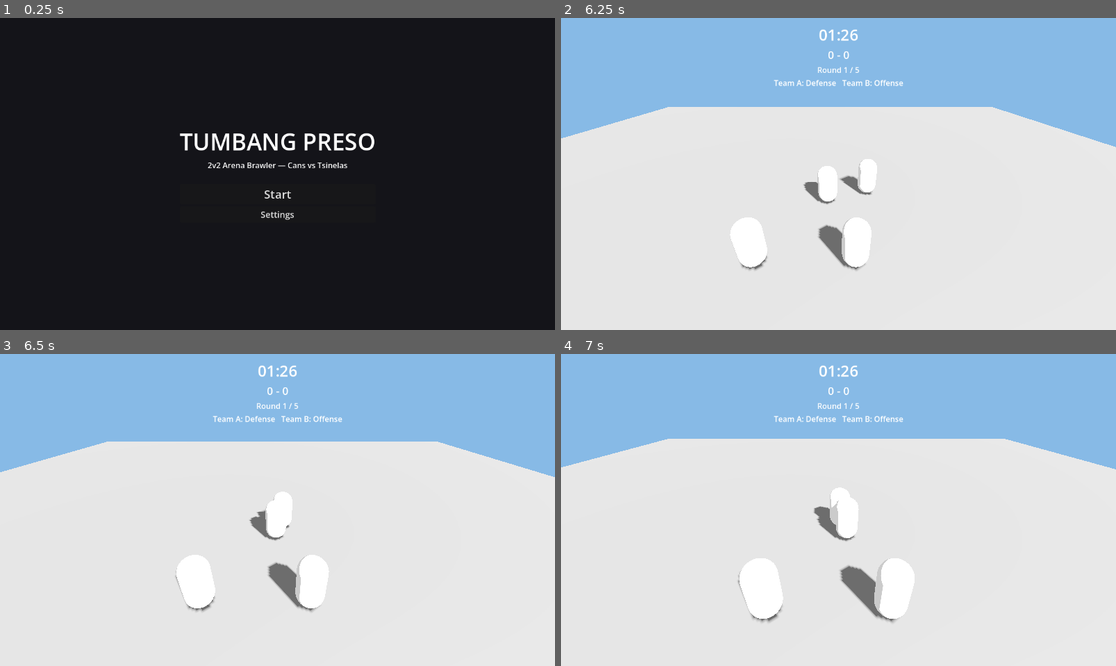
Above: before the commit, frames 1-4 (two rows, left to right).
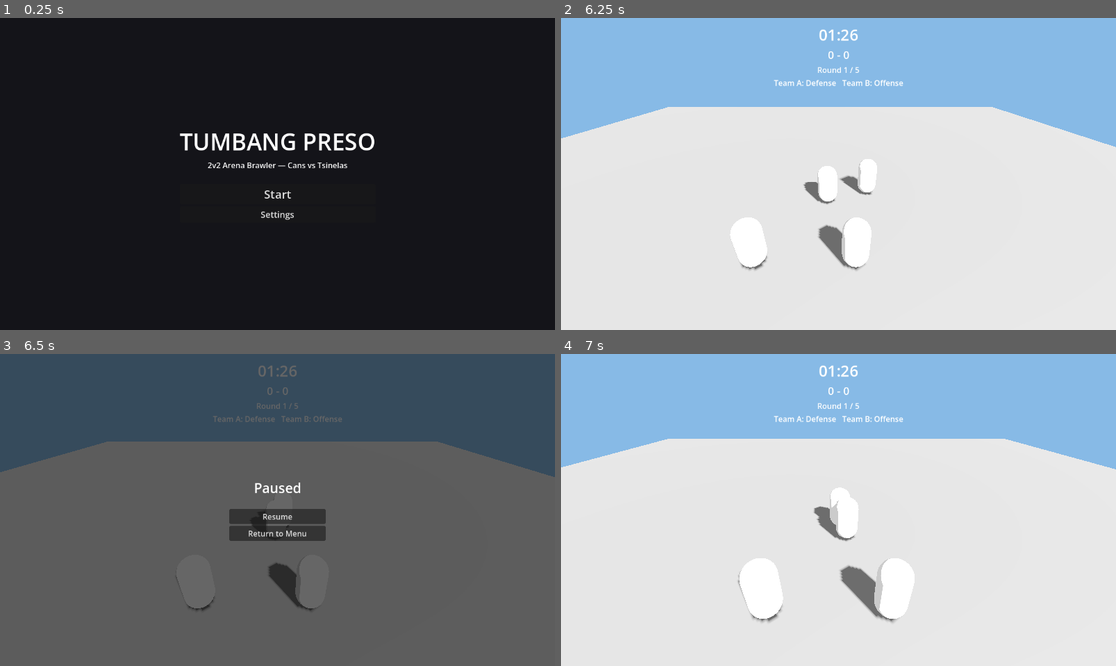
Above: after the commit, the same moments.

Repository: DOST-GameDEV/DOST-GameDev
Game: Godot game, scene res://scenes/ui/MainMenu.tscn
Two runs of this game, one before a commit and one after it. Both use one fixed random seed, a clock stepped at 60 frames per second and the inputs below.
Inputs (mouse positions are in pixels of both pictures, inside the frame that each line leads up to):
- Up to frame 1 (0.25 s): no input
- Up to frame 2 (6.25 s): click "Start" at 0.5 s; click (827, 189) at 1.27 s; type "12" at 1.35 s; click "Local Match (single PC)" at 2 s; tap Enter (bump_p2) at 2.75, 3.6 s; hold D (move_right_p1) 2.78-3.53 s; tap Space (bump_p1) at 2.85 s; hold S (move_down_p1) 3.53-4.28 s; hold D (move_right_p1) 4.28-5.03 s; tap Ctrl (guard_dash_p2) at 4.35 s; hold W (move_up_p1) 5.03-5.78 s; tap Down (move_down_p2) at 5.1 s; hold A (move_left_p1) from 5.78 s (still down); tap Left (move_left_p2) at 5.85 s
- Up to frame 3 (6.5 s): keep holding A (move_left_p1); tap Escape (ui_cancel) at 6.4 s
- Up to frame 4 (7 s): release A (move_left_p1) at 6.5 s; click (838, 516) at 6.5 s, where only the run after the commit has a clickable "Resume"

Frames 1-2 are identical in both runs. In frame 3, 100% of the frame differs, in the area x 0-100%, y 0-100%; in frame 4, nothing differs.

Commit message:
Fix B-20: pause menu with Resume / Return to Menu
Once Main.tscn loaded, the only way out of a match was Alt+F4 — no
pause, no Escape handler, no return-to-menu.

Added a PauseLayer overlay (hidden by default) with Resume and Return
to Menu buttons, toggled by ui_cancel (Esc). Return to Menu disconnects
the network session if one exists and resets MatchManager/RoundManager
(same as starting a fresh match — see B-14) before returning to
MainMenu.tscn, so a Rematch afterward starts clean instead of resuming
this match's score.

Co-Authored-By: Claude Sonnet 5 <noreply@anthropic.com>

Diff:
--- a/scenes/main/Main.tscn
+++ b/scenes/main/Main.tscn
@@ -120,3 +120,54 @@
 [node name="HUDLayer" type="CanvasLayer" parent="."]
 
 [node name="HUD" parent="HUDLayer" instance=ExtResource("2")]
+
+[node name="PauseLayer" type="CanvasLayer" parent="."]
+layer = 10
+
+[node name="PauseRoot" type="Control" parent="PauseLayer"]
+unique_name_in_owner = true
+visible = false
+layout_mode = 3
+anchors_preset = 15
+anchor_right = 1.0
+anchor_bottom = 1.0
+
+[node name="Background" type="ColorRect" parent="PauseLayer/PauseRoot"]
+layout_mode = 1
+anchors_preset = 15
+anchor_right = 1.0
+anchor_bottom = 1.0
+color = Color(0, 0, 0, 0.6)
+
+[node name="VBoxContainer" type="VBoxContainer" parent="PauseLayer/PauseRoot"]
+layout_mode = 1
+anchors_preset = 8
+anchor_left = 0.5
+anchor_top = 0.5
+anchor_right = 0.5
+anchor_bottom = 0.5
+offset_left = -100.0
+offset_top = -70.0
+offset_right = 100.0
+offset_bottom = 70.0
+alignment = 1
+
+[node name="PausedLabel" type="Label" parent="PauseLayer/PauseRoot/VBoxContainer"]
+layout_mode = 2
+horizontal_alignment = 1
+theme_override_font_sizes/font_size = 28
+text = "Paused"
+
+[node name="Spacer" type="Control" parent="PauseLayer/PauseRoot/VBoxContainer"]
+layout_mode = 2
+custom_minimum_size = Vector2(0, 16)
+
+[node name="ResumeButton" type="Button" parent="PauseLayer/PauseRoot/VBoxContainer"]
+unique_name_in_owner = true
+layout_mode = 2
+text = "Resume"
+
+[node name="MenuButton" type="Button" parent="PauseLayer/PauseRoot/VBoxContainer"]
+unique_name_in_owner = true
+layout_mode = 2
+text = "Return to Menu"
--- a/scripts/main.gd
+++ b/scripts/main.gd
@@ -34,6 +34,10 @@
 @onready var spawner: MultiplayerSpawner = $MultiplayerSpawner
 @onready var hud: Hud = $HUDLayer/HUD
 @onready var arena_camera: ArenaCamera = $Camera3D
+## B-20: no way out of a match existed except Alt+F4.
+@onready var pause_root: Control = %PauseRoot
+@onready var resume_button: Button = %ResumeButton
+@onready var menu_button: Button = %MenuButton
 
 const CHARACTER_SCENE: PackedScene = preload("res://scenes/characters/CharacterBase.tscn")
 ## Every Person — networked or local — gets its own Tag/Throw ability
@@ -90,6 +94,9 @@
 func _ready() -> void:
 	spawner.spawn_function = _build_networked_character
 	MatchManager.round_started.connect(_on_match_round_started)
+	pause_root.visible = false
+	resume_button.pressed.connect(_on_resume_pressed)
+	menu_button.pressed.connect(_on_return_to_menu_pressed)
 
 	var join_target := ""
 	var should_host := false
@@ -389,3 +396,23 @@
 		if character.is_can and GameLaunch.game_mode == GameLaunch.GameMode.OPTION_A:
 			hud.set_dents(new_dents, CharacterBase.MAX_DENTS)
 	)
+
+## B-20: Esc toggles a pause overlay with Resume/Return to Menu — previously
+## the only way out of a match at all was Alt+F4.
+func _unhandled_input(event: InputEvent) -> void:
+	if event.is_action_pressed("ui_cancel"):
+		pause_root.visible = not pause_root.visible
+		get_viewport().set_input_as_handled()
+
+func _on_resume_pressed() -> void:
+	pause_root.visible = false
+
+func _on_return_to_menu_pressed() -> void:
+	if NetworkManager.is_networked():
+		NetworkManager.disconnect_network()
+	# B-14: leaving a match should reset the same as starting a fresh one does
+	# (see main_menu.gd _go_to_match()) — otherwise a Rematch/new match after
+	# using this button would resume this match's score.
+	MatchManager.reset()
+	RoundManager.reset()
+	get_tree().change_scene_to_file("res://scenes/ui/MainMenu.tscn")
